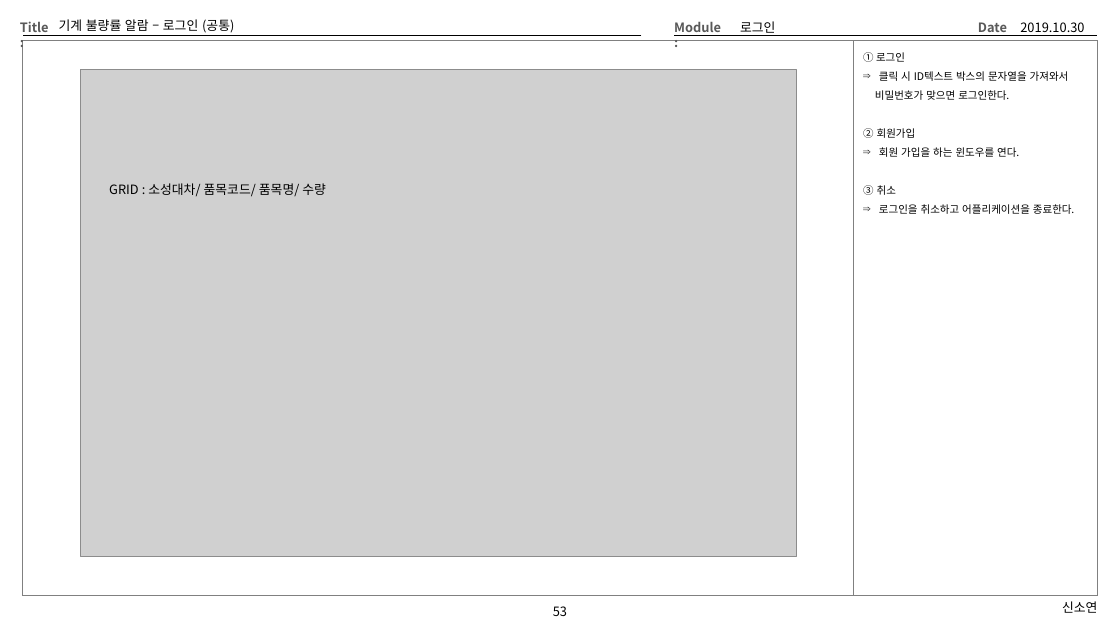
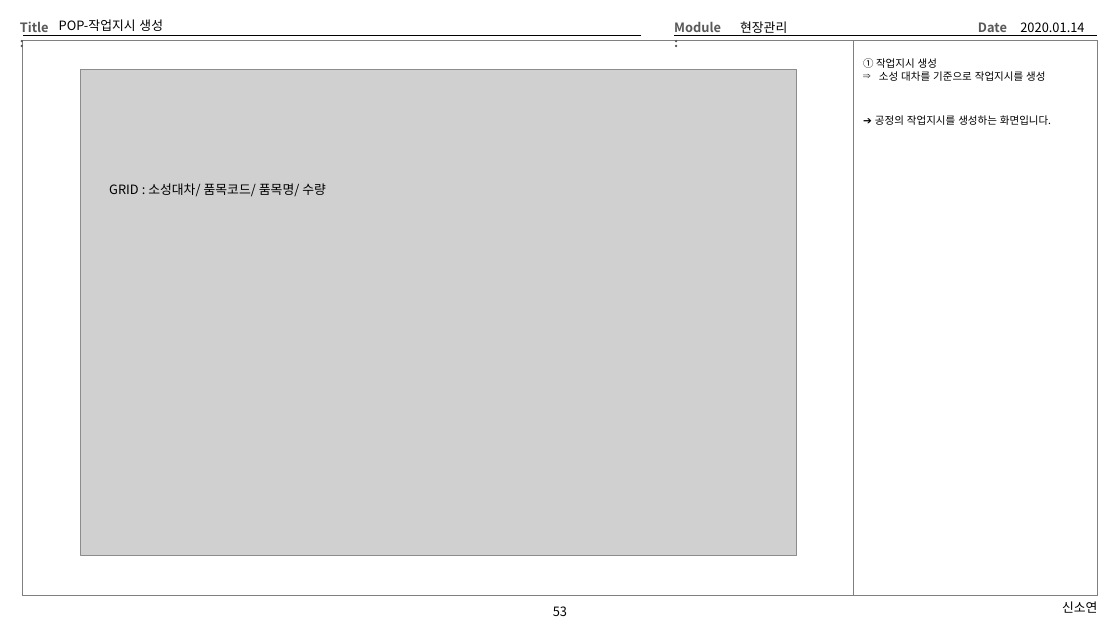
Before and after one commit to Cliedy-s/Team4, a slide deck: slide 53 of source/TEMP/Team4화면설계 - 신소연.pptx. Drawn at 1120x630 pixels with LibreOffice and Linux fonts; fonts in the diff are those of the drawing; grey boxes stand for pictures. Boxes give left, top, right and bottom in pixels: in the first picture for what was removed or moved away, otherwise in the second. Text is boxed around its words. In the diff, an @@ line names an element or a change of style, - is before the commit and + after.

```diff
--- a/source/TEMP/Team4화면설계 - 신소연.pptx
+++ b/source/TEMP/Team4화면설계 - 신소연.pptx
@@ title at (x1=59, y1=19, x2=163, y2=31): text changed @@
-기계 불량률 알람 – 로그인 (공통)
+POP-작업지시 생성
@@ text at (x1=740, y1=21, x2=787, y2=36): text changed @@
-로그인
+현장관리
@@ text at (x1=1020, y1=22, x2=1084, y2=36): text changed @@
-2019.10.30
+2020.01.14
@@ text at (x1=863, y1=58, x2=1048, y2=125): text changed @@
-① 로그인
-⇒ 클릭 시 ID텍스트 박스의 문자열을 가져와서
-비밀번호가 맞으면 로그인한다.
-② 회원가입
-⇒ 회원 가입을 하는 윈도우를 연다.
-③ 취소
-⇒ 로그인을 취소하고 어플리케이션을 종료한다.
+① 작업지시 생성
+⇒ 소성 대차를 기준으로 작업지시를 생성
+➔ 공정의 작업지시를 생성하는 화면입니다.
```
Also in this commit, not shown: 17 other slides changed, 19 other files.
